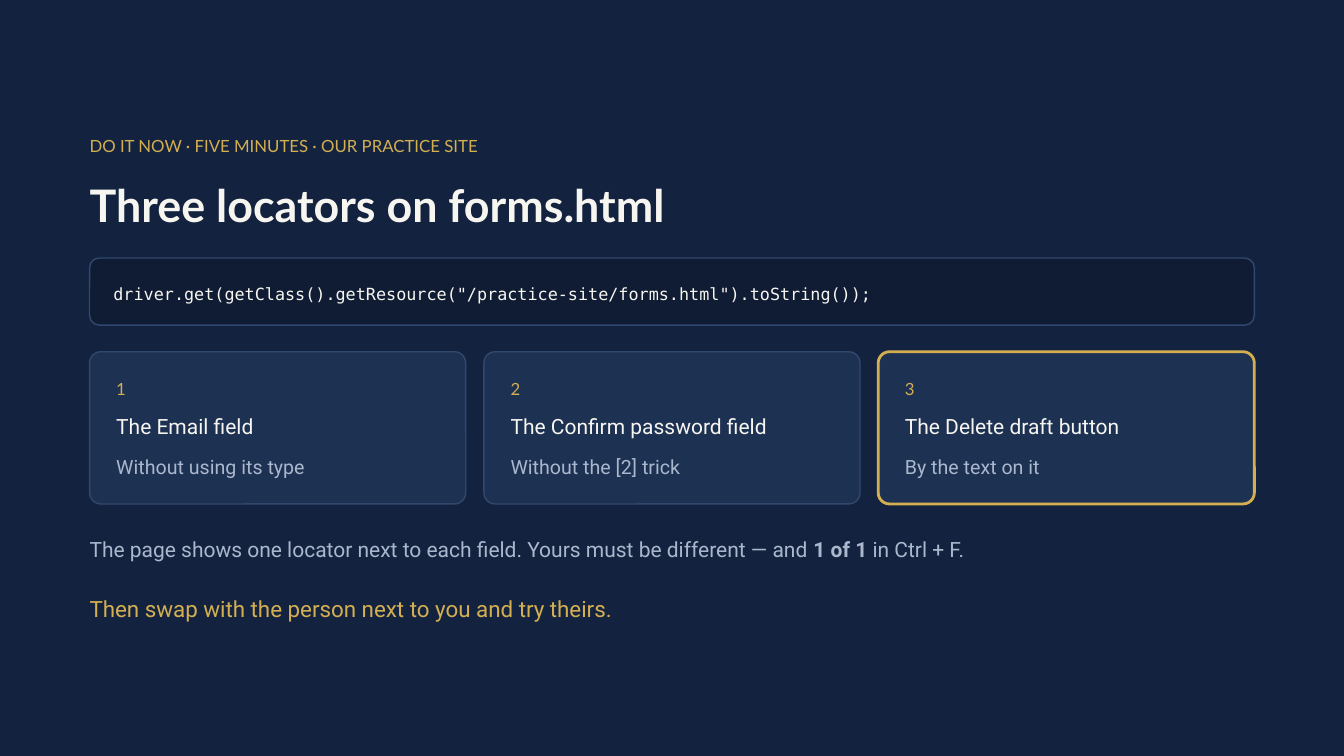
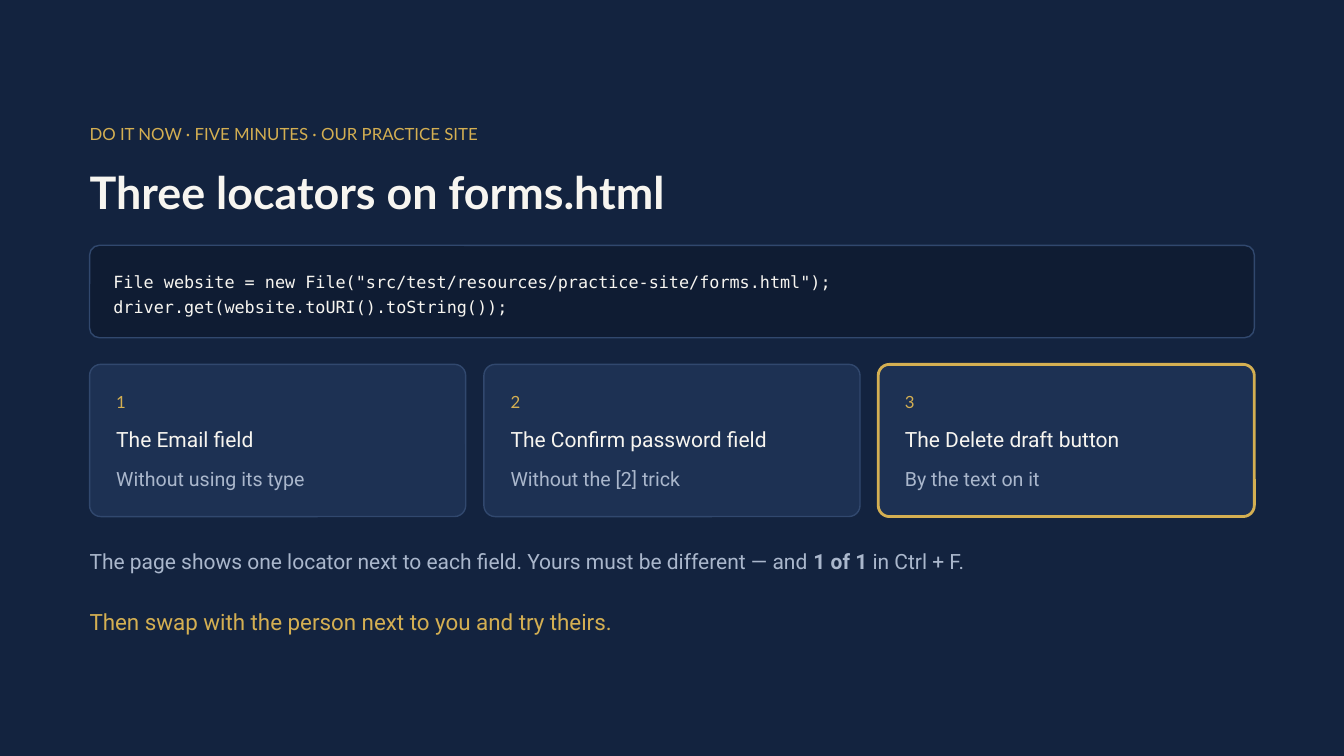
Before and after one commit to MohamedShehab280/software-testing, a slide deck: slide 13 of week-04/Week 4 - Locators and Assertions.pptx. Drawn at 1344x756 pixels with LibreOffice and Linux fonts; fonts in the diff are those of the drawing. Boxes give left, top, right and bottom in pixels: in the first picture for what was removed or moved away, otherwise in the second. Text is boxed around its words. In the diff, an @@ line names an element or a change of style, - is before the commit and + after.

Commit message:
Week 4: absolute XPath before relative, open the practice site with new File(...)

```diff
--- a/week-04/Week 4 - Locators and Assertions.pptx
+++ b/week-04/Week 4 - Locators and Assertions.pptx
@@ text "DO IT NOW · FIVE ...": place and size @@
-text "DO IT NOW · FIVE ..." at (90, 140, 477, 152)
+text "DO IT NOW · FIVE ..." at (90, 128, 477, 140)
@@ text "Three locators on forms.html": place and size @@
-text "Three locators on forms.html" at (90, 188, 664, 223)
+text "Three locators on forms.html" at (90, 175, 664, 210)
@@ rounded rectangle: place and size @@
-rounded rectangle at (90, 258, 1255, 326)
+rounded rectangle at (90, 245, 1255, 338)
@@ rounded rectangle at (90, 245, 1255, 338): proportions changed @@
@@ text at (113, 275, 830, 292): text changed @@
-driver.get(getClass().getResource("/practice-site/forms.html").toString());
+File website = new File("src/test/resources/practice-site/forms.html");
@@ text added at (113, 300, 507, 317), 12 pt, text #F7F5F0 @@
+driver.get(website.toURI().toString());
@@ 9 texts, 3 rounded rectangles: place and size @@
-9 texts, 3 rounded rectangles at (90, 352, 1254, 504)
+9 texts, 3 rounded rectangles at (90, 364, 1254, 516)
@@ text "The page shows one locator ...": place and size @@
-text "The page shows one locator ..." at (90, 541, 964, 562)
+text "The page shows one locator ..." at (90, 553, 964, 574)
@@ text "Then swap with the person ...": place and size @@
-text "Then swap with the person ..." at (90, 600, 612, 622)
+text "Then swap with the person ..." at (90, 613, 612, 635)
```
Also in this commit, not shown: 1 other slide changed, 1 slide added, 1 slide removed, 3 other files.
